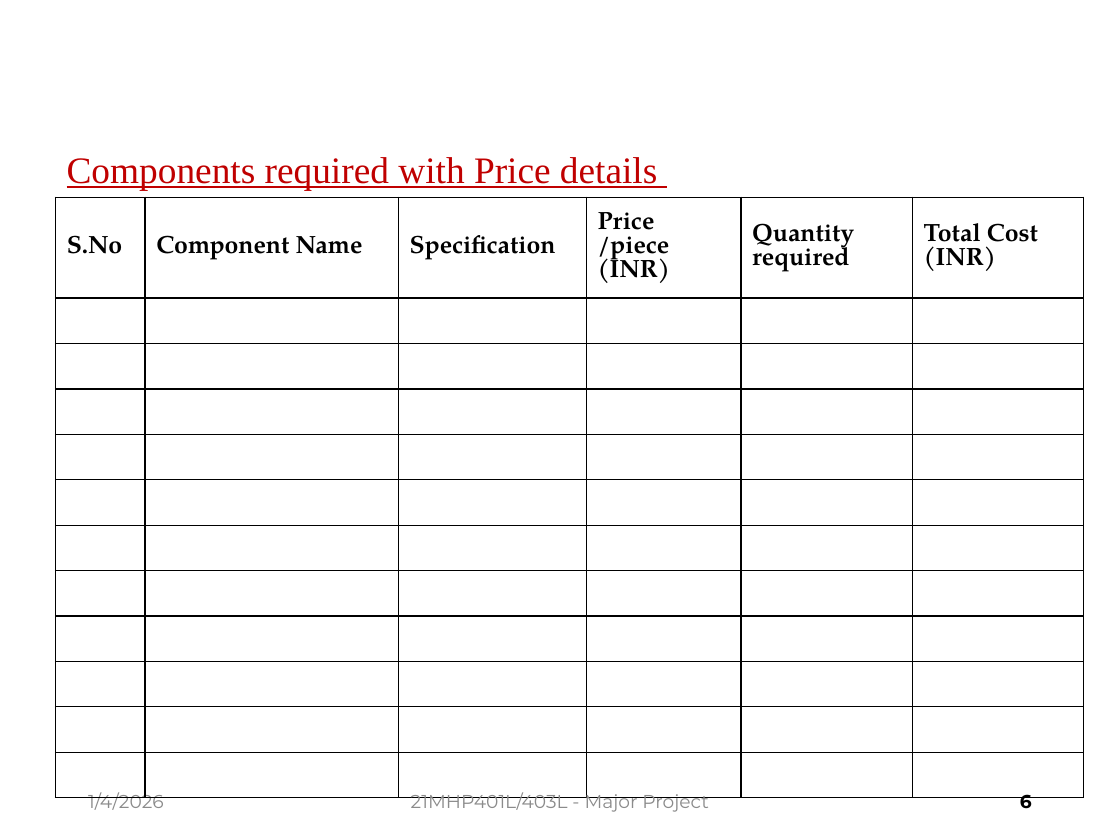
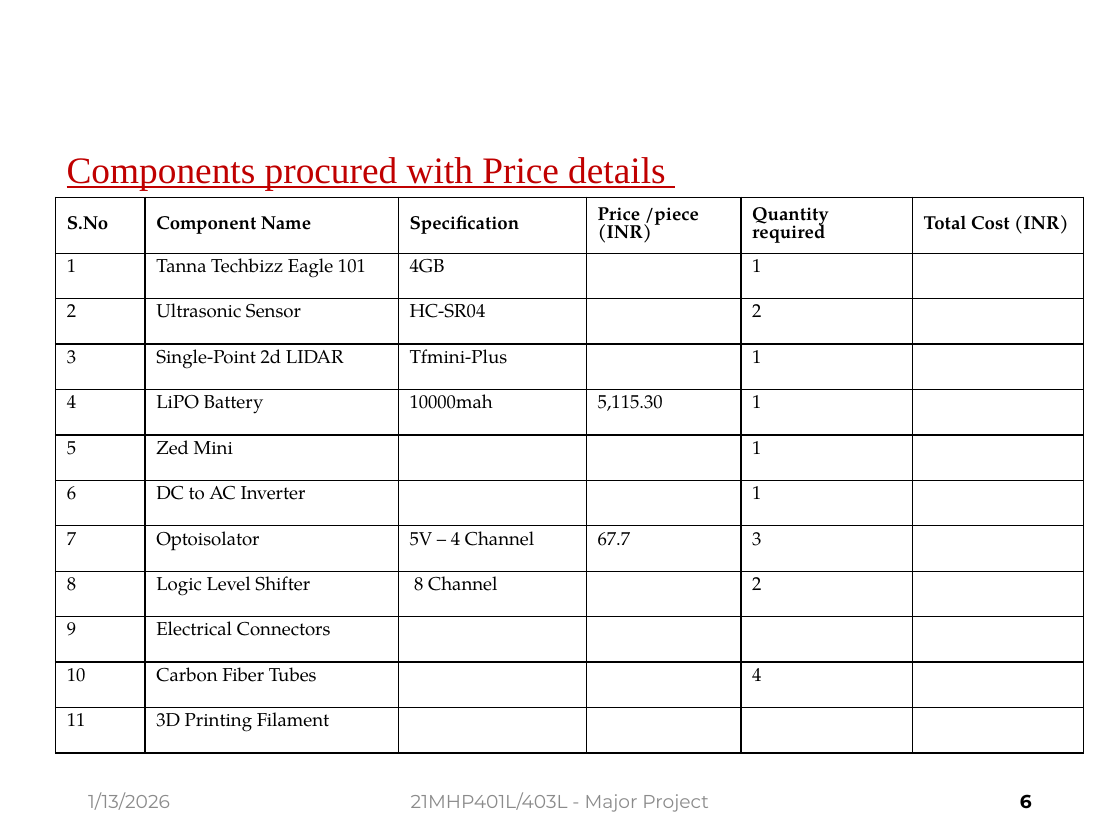
Before and after one commit to senth-srmist/MATERIAL_TRANSFER_ROBOT_2026, a slide deck: slide 6 of REVIEWS/First_Review/Presentation.pptx. Drawn at 1120x840 pixels with LibreOffice and Linux fonts; fonts in the diff are those of the drawing; background and template pictures are left out. Boxes give left, top, right and bottom in pixels: in the first picture for what was removed or moved away, otherwise in the second. Text is boxed around its words. In the diff, an @@ line names an element or a change of style, - is before the commit and + after.

```diff
--- a/REVIEWS/First_Review/Presentation.pptx
+++ b/REVIEWS/First_Review/Presentation.pptx
@@ text at bbox=[67, 157, 665, 190]: text changed @@
-Components required with Price details
+Components procured with Price details
@@ table at bbox=[56, 197, 1084, 753] @@
-row 2:  |  |  |  |  | 
+row 2: 1 | Tanna Techbizz Eagle 101 | 4GB |  | 1 | 
-row 3:  |  |  |  |  | 
+row 3: 2 | Ultrasonic Sensor | HC-SR04 |  | 2 | 
-row 4:  |  |  |  |  | 
+row 4: 3 | Single-Point 2d LIDAR | Tfmini-Plus |  | 1 | 
-row 5:  |  |  |  |  | 
+row 5: 4 | LiPO Battery | 10000mah | 5,115.30 | 1 | 
-row 6:  |  |  |  |  | 
+row 6: 5 | Zed Mini |  |  | 1 | 
-row 7:  |  |  |  |  | 
+row 7: 6 | DC to AC Inverter |  |  | 1 | 
-row 8:  |  |  |  |  | 
+row 8: 7 | Optoisolator | 5V – 4 Channel | 67.7 | 3 | 
-row 9:  |  |  |  |  | 
+row 9: 8 | Logic Level Shifter | 8 Channel |  | 2 | 
-row 10, column 1: 
+row 10, column 1: 9
-row 10, column 2: 
+row 10, column 2: Electrical Connectors
-row 11:  |  |  |  |  | 
+row 11: 10 | Carbon Fiber Tubes |  |  | 4 | 
-row 12, column 1: 
+row 12, column 1: 11
-row 12, column 2: 
+row 12, column 2: 3D Printing Filament
@@ size 16 to 12 pt in "S.No", "Component Name", "Specification", "Price /piece (INR)" and 2 more places @@
@@ text at bbox=[88, 792, 170, 810]: text changed @@
-1/4/2026
+1/13/2026
```
Also in this commit, not shown: 7 other slides changed.
